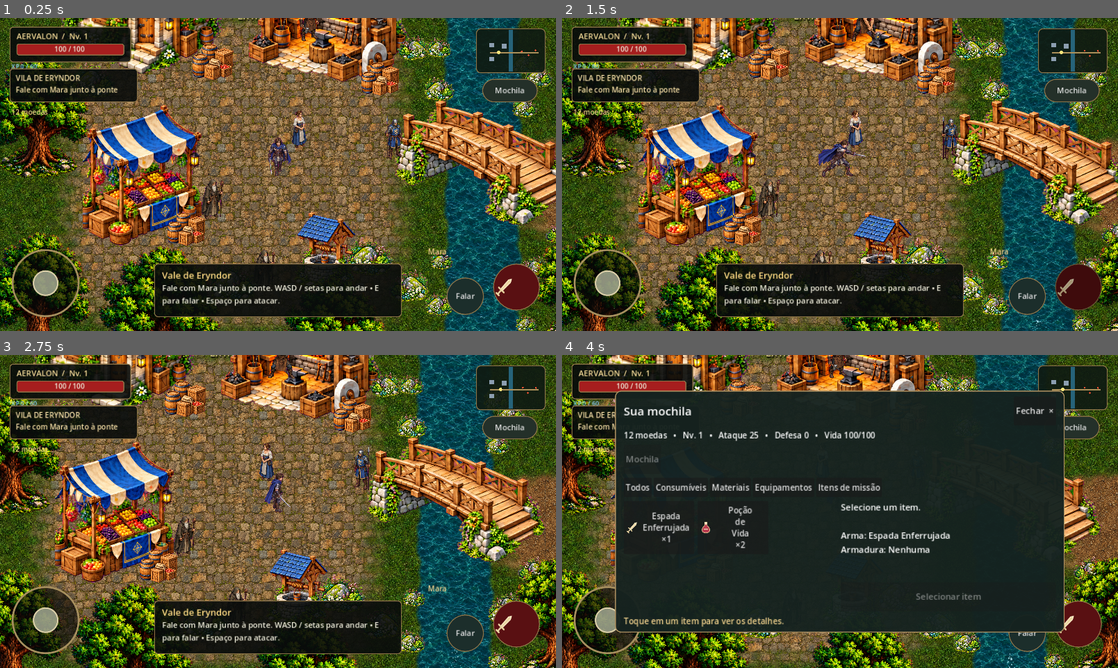
Above: before the commit, frames 1-4 (two rows, left to right).
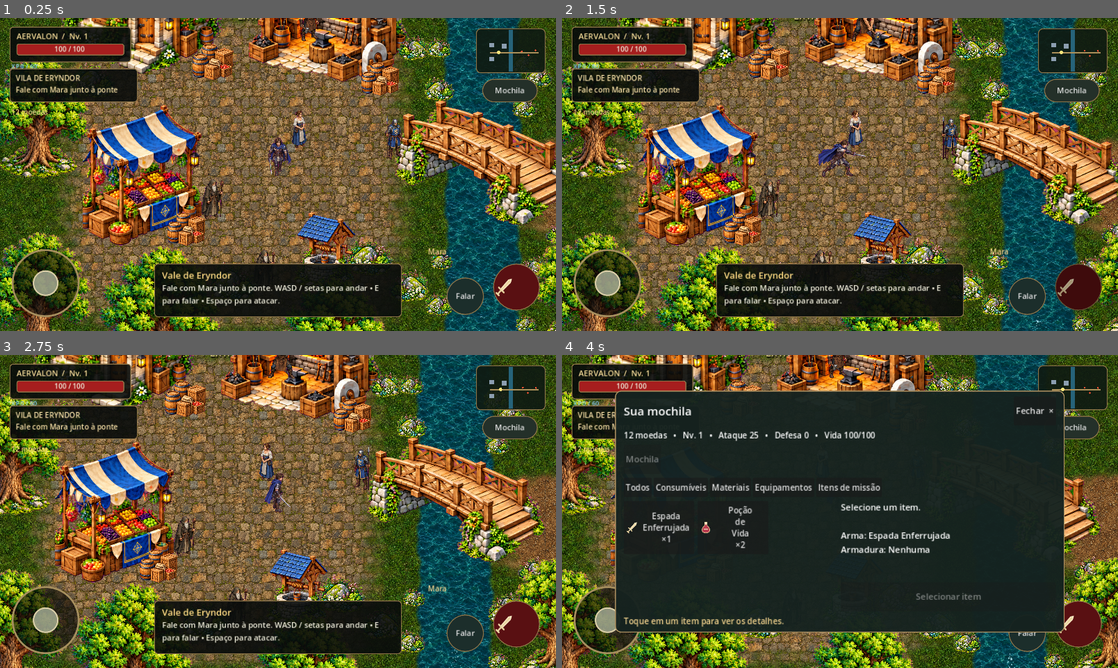
Above: after the commit, the same moments.

Repository: Surgaj/Aervalon
Game: Godot game, scene res://scenes/world/eryndor.tscn
Same seed, same stepped clock (60 frames per second), same inputs: the game is played once before the commit and once after it.
Inputs (mouse positions are in pixels of both pictures, inside the frame that each line leads up to):
- Up to frame 1 (0.25 s): no input
- Up to frame 2 (1.5 s): click (1079, 287) at 0.52 s; tap Enter at 1.25 s; move the mouse to (962, 158) at 1.27 s; hold D (move_right) from 1.28 s (still down); tap Space (attack) at 1.35 s; click (962, 158) at 1.42 s
- Up to frame 3 (2.75 s): release D (move_right) at 2 s; drag from (166, 527) to (250, 574) at 2.02 s
- Up to frame 4 (4 s): move the mouse to (895, 442) at 2.77 s; hold D (move_right) 2.78-3.5 s; tap I at 2.85 s; drag from (812, 574) to (673, 464) at 3.52 s

The runs differ from the first frame. In frame 1, 8.4% of the frame differs, in the area x 0-100%, y 14-100%; in frame 2, 8.4%; in frame 3, 8.6%, in the area x 0-100%, y 11-100%; in frame 4, 8.3%.

Commit message:
fix: preserve tree colors while masking neighbouring atlas fragments

Diff:
--- a/scripts/world_art_v2.gd
+++ b/scripts/world_art_v2.gd
@@ -40,7 +40,7 @@
 		var width = variation.randf_range(188,236)
 		var tree = prop("tree",point+Vector2(variation.randf_range(-16,16),variation.randf_range(-10,10)),width,Vector2(27,24))
 		var cutout = Shader.new()
-		cutout.code = "shader_type canvas_item; void fragment(){ vec4 c=texture(TEXTURE,UV)*COLOR; if(UV.y>0.72 && (UV.x<0.02 || UV.x>0.95)){c.a=0.0;} COLOR=c; }"
+		cutout.code = "shader_type canvas_item; varying vec4 tint; void vertex(){tint=COLOR;} void fragment(){ vec4 c=texture(TEXTURE,UV)*tint; if(UV.y>0.72 && (UV.x<0.02 || UV.x>0.95)){c.a=0.0;} COLOR=c; }"
 		var tree_mat = ShaderMaterial.new()
 		tree_mat.shader = cutout
 		tree.material = tree_mat
